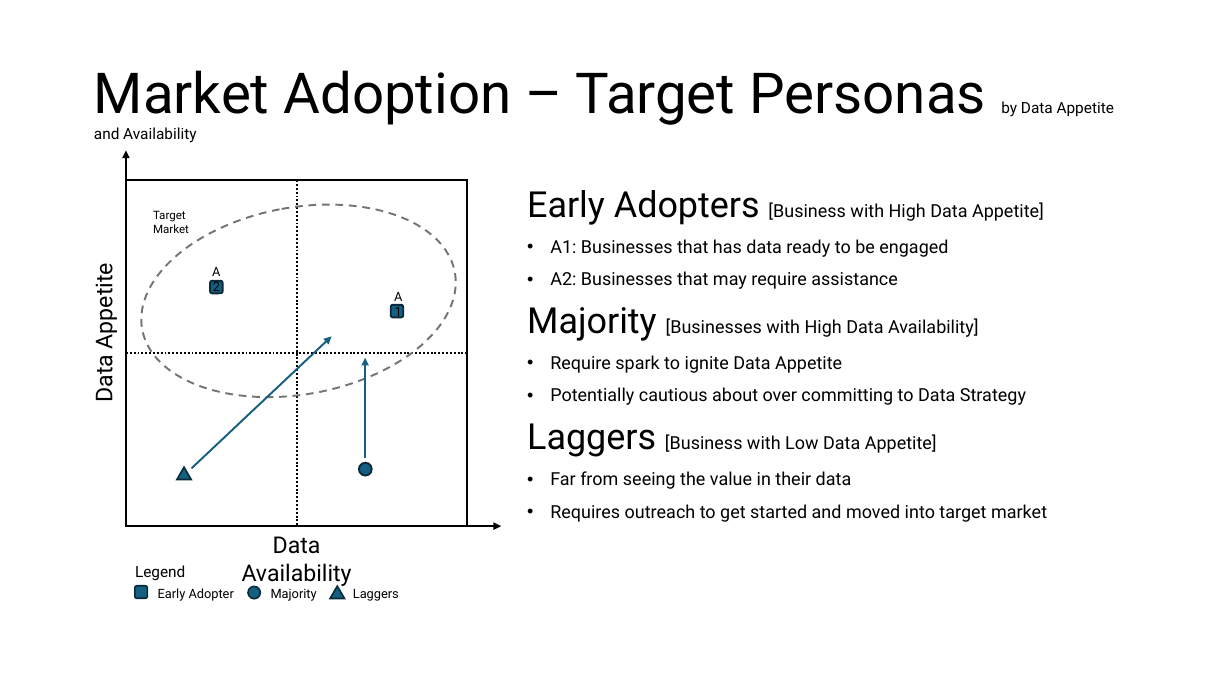
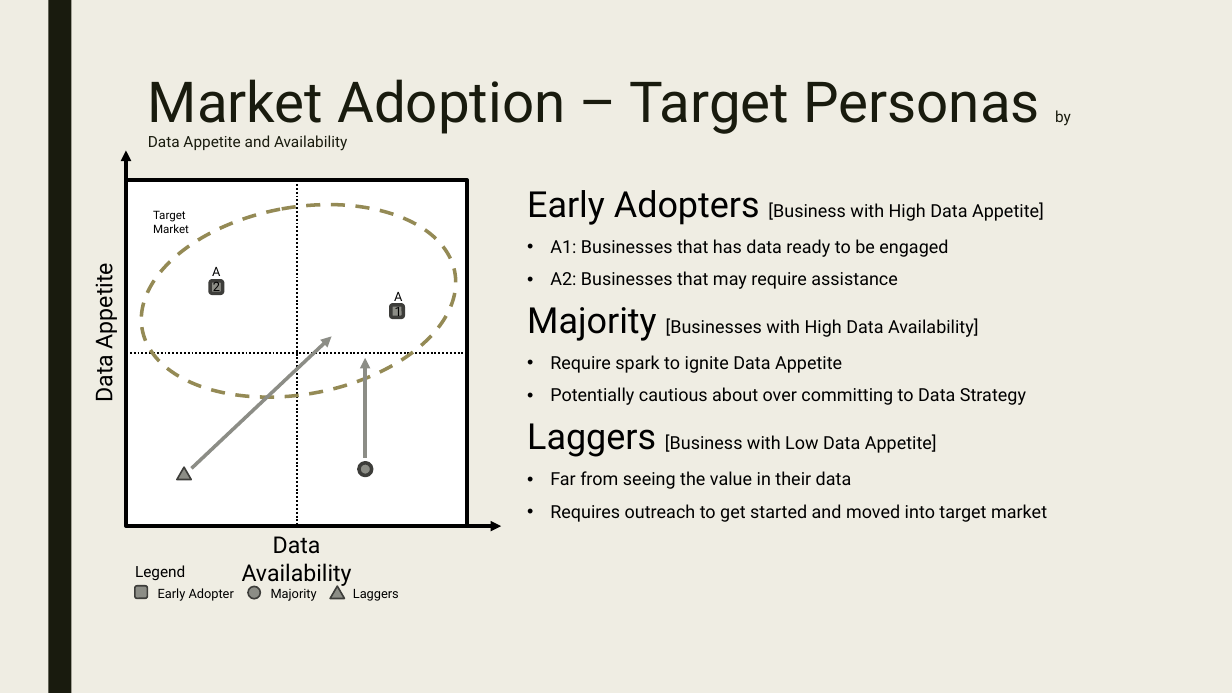
Before and after one commit to ryncii/SprintPOC, a slide deck: slide 20 of PitchDeck.pptx (slide 13 before the commit). Drawn at 1232x693 pixels with LibreOffice and Linux fonts; fonts in the diff are those of the drawing. Boxes give left, top, right and bottom in pixels: in the first picture for what was removed or moved away, otherwise in the second. Text is boxed around its words. In the diff, an @@ line names an element or a change of style, - is before the commit and + after.

```diff
--- a/PitchDeck.pptx
+++ b/PitchDeck.pptx
@@ background #FFFFFF to #EFEDE3 @@
@@ rectangle added at (48, 0, 71, 693), fill #191B0E @@
@@ title "Market Adoption – Target Personas ...": place and size @@
-title "Market Adoption – Target Personas ..." at (94, 70, 1114, 143)
+title "Market Adoption – Target Personas ..." at (148, 79, 1040, 151)
@@ title "Market Adoption – Target Personas ..." at (148, 79, 1040, 151): text colour #000000 to #191B0E; line spacing 0.9 to 0.89; vertical alignment middle to top @@
@@ arrow (126, 526) - (126, 151): stroke #000000 1.5 pt to #000000 2.75 pt @@
@@ ellipse at (125, 181, 472, 422): outline #747474 1.5 pt dashed to #948A55 2.75 pt dashed @@
@@ rectangle at (126, 180, 467, 526): outline #000000 1.5 pt to #000000 2.75 pt @@
@@ fill #156082 to #8C8D86; outline #092A39 1.5 pt to #3D3E3B 2.75 pt in 3 elements at (391, 305, 404, 318), (359, 463, 372, 476), (210, 281, 223, 294) @@
@@ arrow (191, 469) - (332, 336): stroke #156082 1.5 pt to #8C8D86 2.75 pt @@
@@ arrow (365, 457) - (365, 358): stroke #156082 1.5 pt to #8C8D86 2.75 pt @@
@@ fill #156082 to #8C8D86; outline #092A39 1.25 pt to #3D3E3B 1.25 pt in 4 elements at (135, 586, 148, 599), (248, 587, 260, 599), (330, 586, 345, 598), (177, 468, 191, 480) @@
@@ arrow (126, 526) - (501, 526): stroke #000000 1.5 pt to #000000 2.75 pt @@
```
Also in this commit, not shown: 31 other slides changed, 12 slides added, 2 slides removed, 5 other files.
